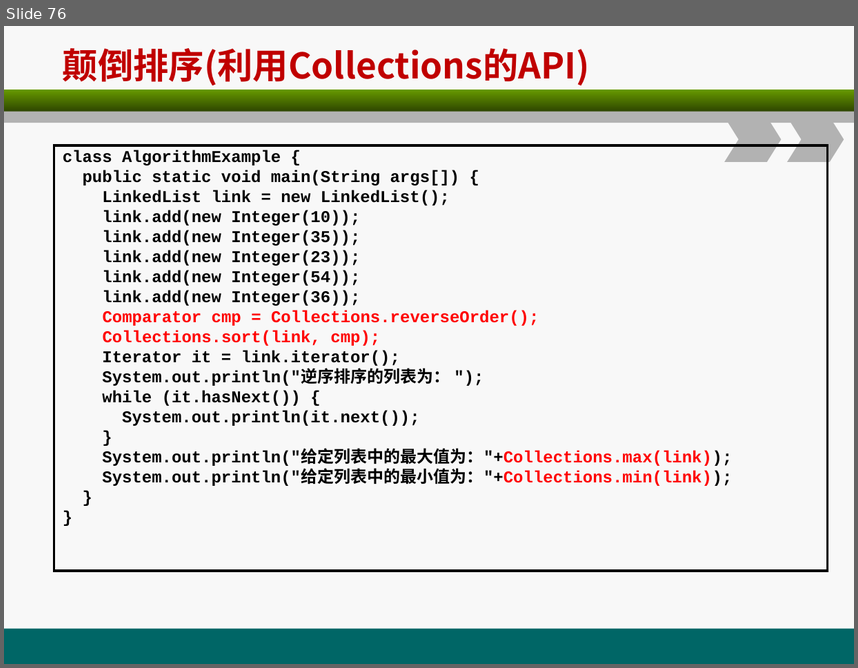
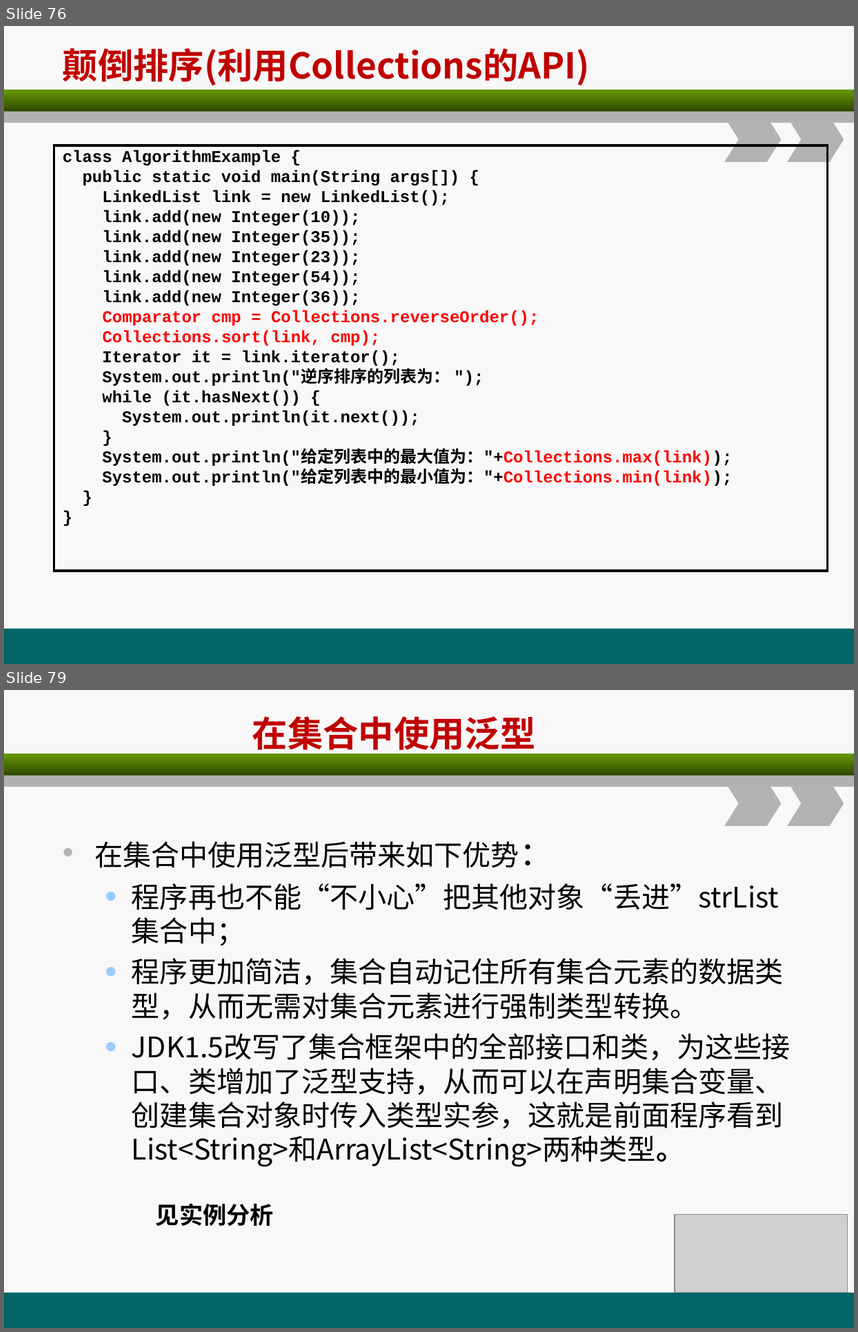
Before and after one commit to christwei/gitDoc, a slide deck: 课件/环宇/java编程基础/A3.ppt. Shown one above the other, each under a label of ours: slide 76 before the commit, slides 76 and 79 after it; the slides between them are not shown. The pictures are 858x668 and 858x1332 pixels, drawn with LibreOffice and Linux fonts; fonts in the diff are those of the drawing; grey boxes stand for pictures. Boxes give left, top, right and bottom in pixels: in the first picture for what was removed or moved away, otherwise in the second. Text is boxed around its words. In the diff, an @@ line names an element or a change of style, - is before the commit and + after.

```diff
--- a/课件/环宇/java编程基础/A3.ppt
+++ b/课件/环宇/java编程基础/A3.ppt
@@ slide 79 added at bbox=[4, 690, 854, 1328], background #F8F8F8; not listed: 5 template elements that a slide beside it also shows @@
@@ title added at bbox=[252, 716, 536, 756], 30 pt, text #C00000, bold @@
+在集合中使用泛型
@@ text added at bbox=[94, 841, 791, 1167], 24 pt, text #000000 @@
+• 在集合中使用泛型后带来如下优势：
+  • 程序再也不能“不小心”把其他对象“丢进”strList集合中；
+  • 程序更加简洁，集合自动记住所有集合元素的数据类型，从而无需对集合元素进行强制类型转换。
+  • JDK1.5改写了集合框架中的全部接口和类，为这些接口、类增加了泛型支持，从而可以在声明集合变量、创建集合对象时传入类型实参，这就是前面程序看到List<String>和ArrayList<String>两种类型。
@@ text added at bbox=[156, 1203, 274, 1225], 20 pt, text #000000, bold @@
+  见实例分析
@@ picture added at bbox=[675, 1214, 848, 1292] @@
```
Also in this commit, not shown: 5 other slides added, 6 other files.
